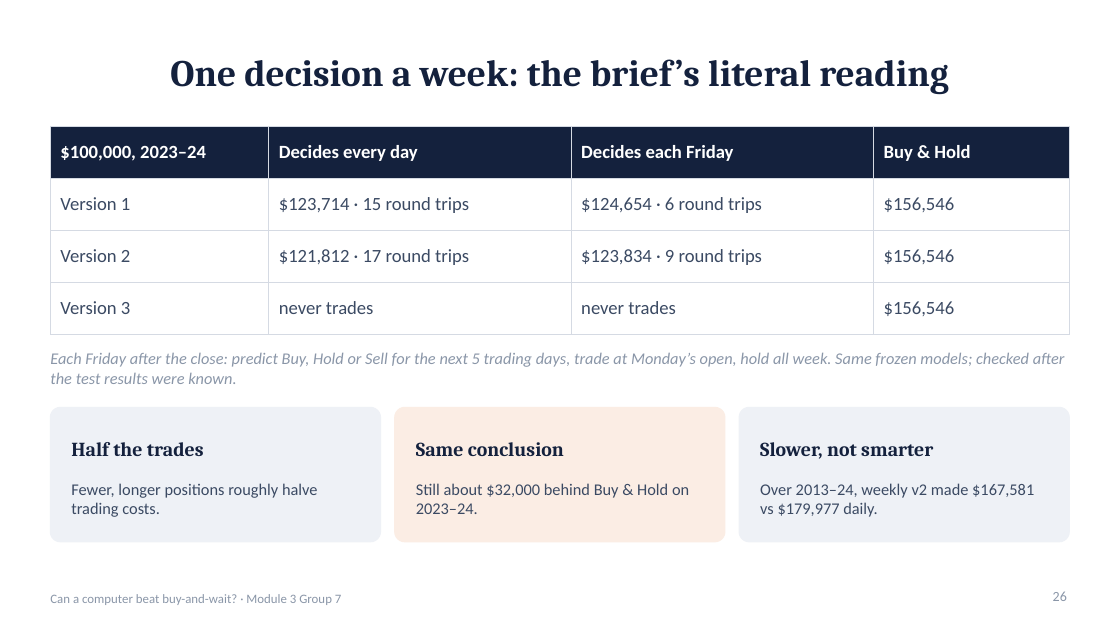
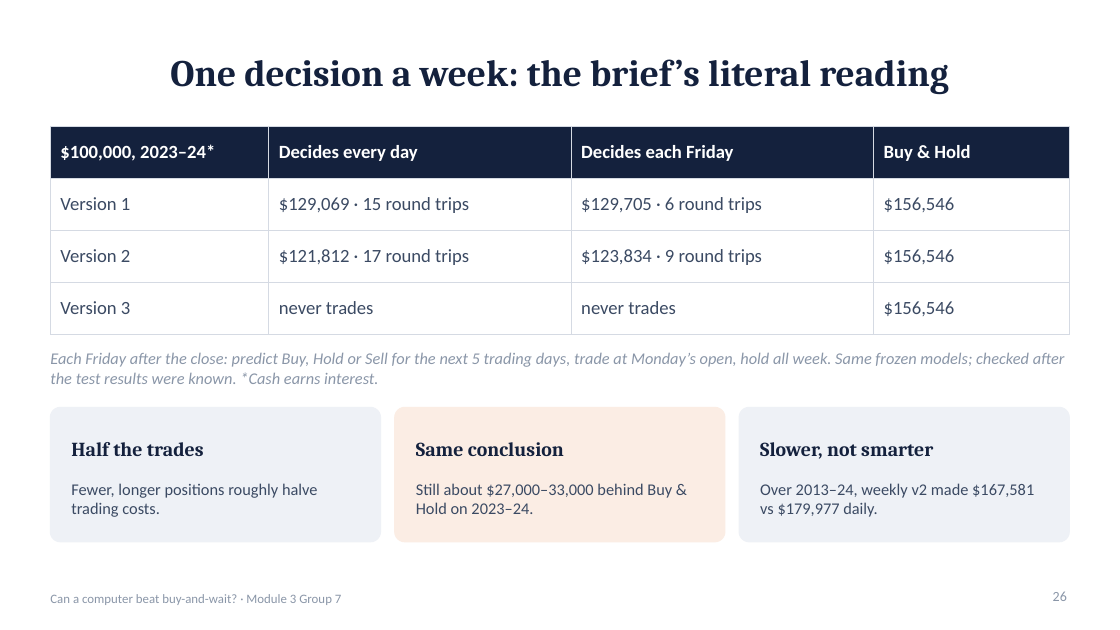
Before and after one commit to TKCH121/spy, a slide deck: slide 26 of presentation/SPY_Model_Presentation.pptx. Drawn at 1120x630 pixels with LibreOffice and Linux fonts; fonts in the diff are those of the drawing. Boxes give left, top, right and bottom in pixels: in the first picture for what was removed or moved away, otherwise in the second. Text is boxed around its words. In the diff, an @@ line names an element or a change of style, - is before the commit and + after.

```diff
--- a/presentation/SPY_Model_Presentation.pptx
+++ b/presentation/SPY_Model_Presentation.pptx
@@ table at <box>50,126,1070,320</box> @@
-row 1, column 1: $100,000, 2023–24
+row 1, column 1: $100,000, 2023–24*
-row 2, column 2: $123,714 · 15 round trips
+row 2, column 2: $129,069 · 15 round trips
-row 2, column 3: $124,654 · 6 round trips
+row 2, column 3: $129,705 · 6 round trips
@@ text at <box>50,352,1065,384</box>: text changed @@
-Each Friday after the close: predict Buy, Hold or Sell for the next 5 trading days, trade at Monday’s open, hold all week. Same frozen models; checked after the test results were known.
+Each Friday after the close: predict Buy, Hold or Sell for the next 5 trading days, trade at Monday’s open, hold all week. Same frozen models; checked after the test results were known. *Cash earns interest.
@@ text at <box>416,483,672,514</box>: text changed @@
-Still about $32,000 behind Buy & Hold on 2023–24.
+Still about $27,000–33,000 behind Buy & Hold on 2023–24.
```
Also in this commit, not shown: 7 other slides changed, 1 slide added, 11 other files.
